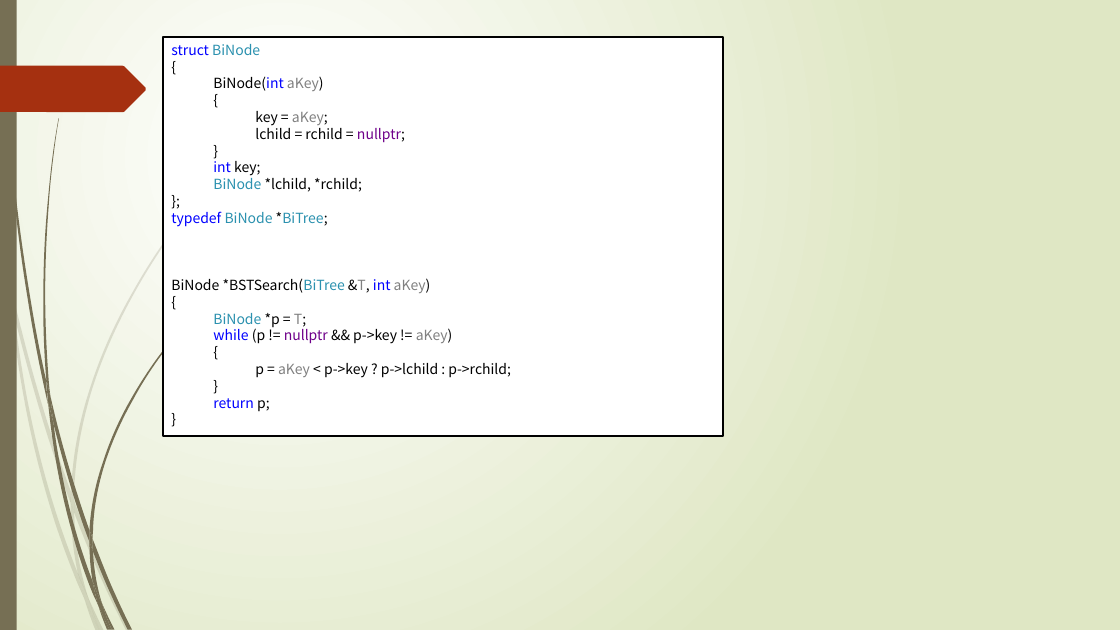
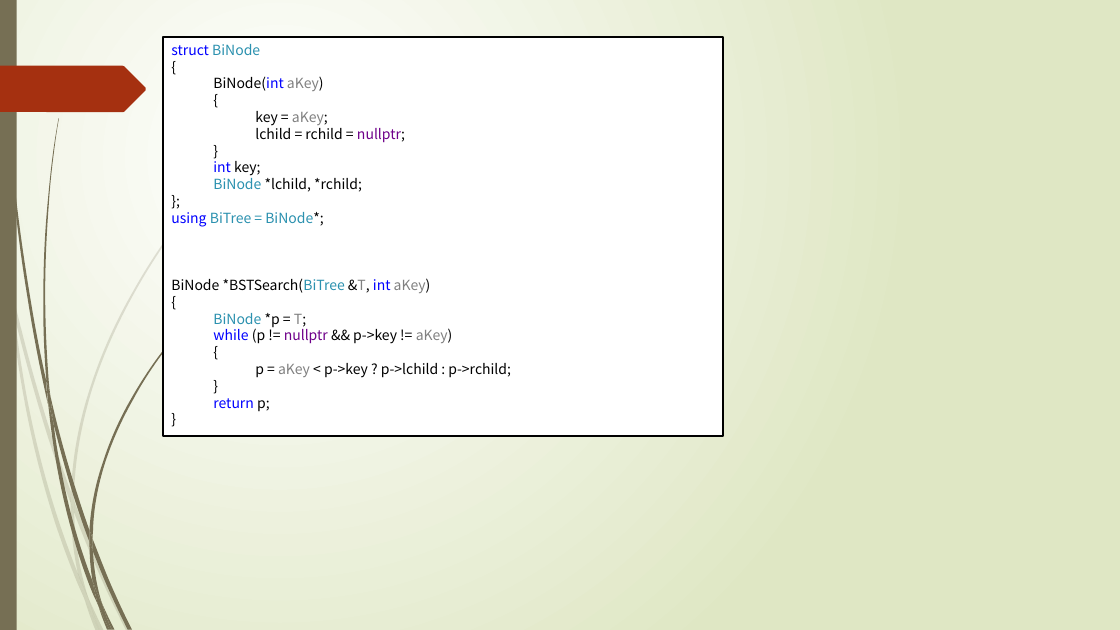
Before and after one commit to TeacherPeng/Datastruct, a slide deck: slide 17 of 教案/第08章 集合与查找.pptx. Drawn at 1120x630 pixels with LibreOffice and Linux fonts; fonts in the diff are those of the drawing. Boxes give left, top, right and bottom in pixels: in the first picture for what was removed or moved away, otherwise in the second. Text is boxed around its words. In the diff, an @@ line names an element or a change of style, - is before the commit and + after.

Commit message:
Replace typedef with using.

```diff
--- a/教案/第08章 集合与查找.pptx
+++ b/教案/第08章 集合与查找.pptx
@@ text in rectangle at [171,212,324,227]: text changed @@
-typedef BiNode *BiTree;
+using BiTree = BiNode*;
```
Also in this commit, not shown: 2 other slides changed, 5 other files.
